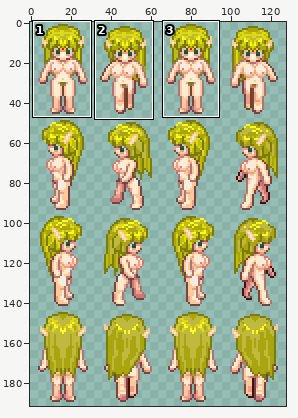
One commit to this sprite sheet: Graphics/Characters/Kai_nude.png. Above: a wide view before the commit, with the close-up outlined.
Close-up. Before the edit:
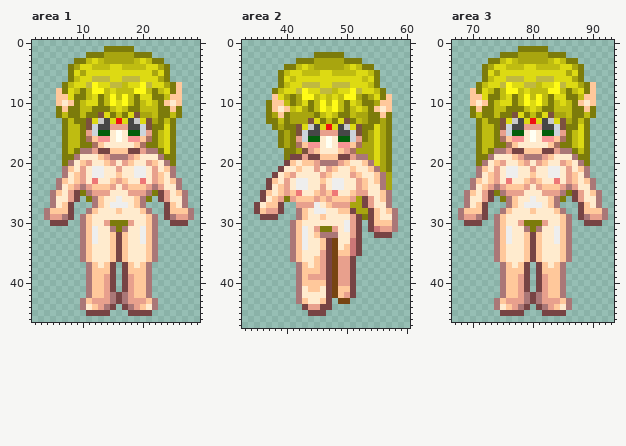
The file is 128x192 pixels. Pixels under 10% opacity are left out. Colours within 5 levels of each other are drawn and written as one. Shown: area 1: x 2..29, y 0..46; area 2: x 33..60, y 0..47; area 3: x 67..93, y 0..46. The old version is drawn lined up with the new one. The commit also changed other parts of the picture, which this record leaves out.
Once edited:
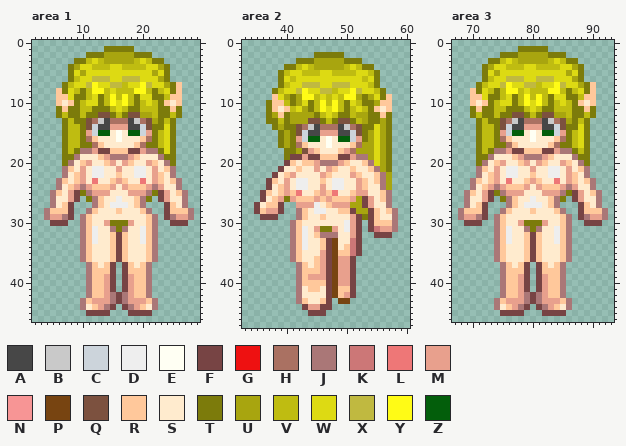
Palette (. is transparent): A #474747  B #c9c9c9  C #ccd4db  D #eeeeee  E #fffff3  F #774444  G #ee1111  H #aa7162  J #aa7777  K #cc7777  L #ee7777  M #e8a08d  N #f79595  P #774411  Q #7c513f  R #ffc89b  S #ffebce  T #7c7b0b  U #a8a50f  V #bfbc11  W #ddda13  X #c0b940  Y #fffb16  Z #035e0b
Change:
drawings rearranged on the sheet (the old picture shows each at its new place)
Area 1:
Colour H replaces colour G in row 13 at x 16.
Colour H replaces colour W in row 13 at x 12, 15, 17 and 20.
Colour Q replaces colour W in row 12 at x 14 and 18.
Colour S replaces colour N in row 16 at x 13 to 14 and 18 to 19.
Area 2:
Colour H replaces colour G in row 14 at x 47.
Colour H replaces colour W in row 14 at x 43, 46, 48 and 51.
Colour Q replaces colour W in row 13 at x 45 and 49.
Colour S replaces colour N in row 17 at x 44 to 45 and 49 to 50.
Area 3:
Colour H replaces colour G in row 13 at x 80.
Colour H replaces colour W in row 13 at x 76, 79, 81 and 84.
Colour Q replaces colour W in row 12 at x 78 and 82.
Colour S replaces colour N in row 16 at x 77 to 78 and 82 to 83.
